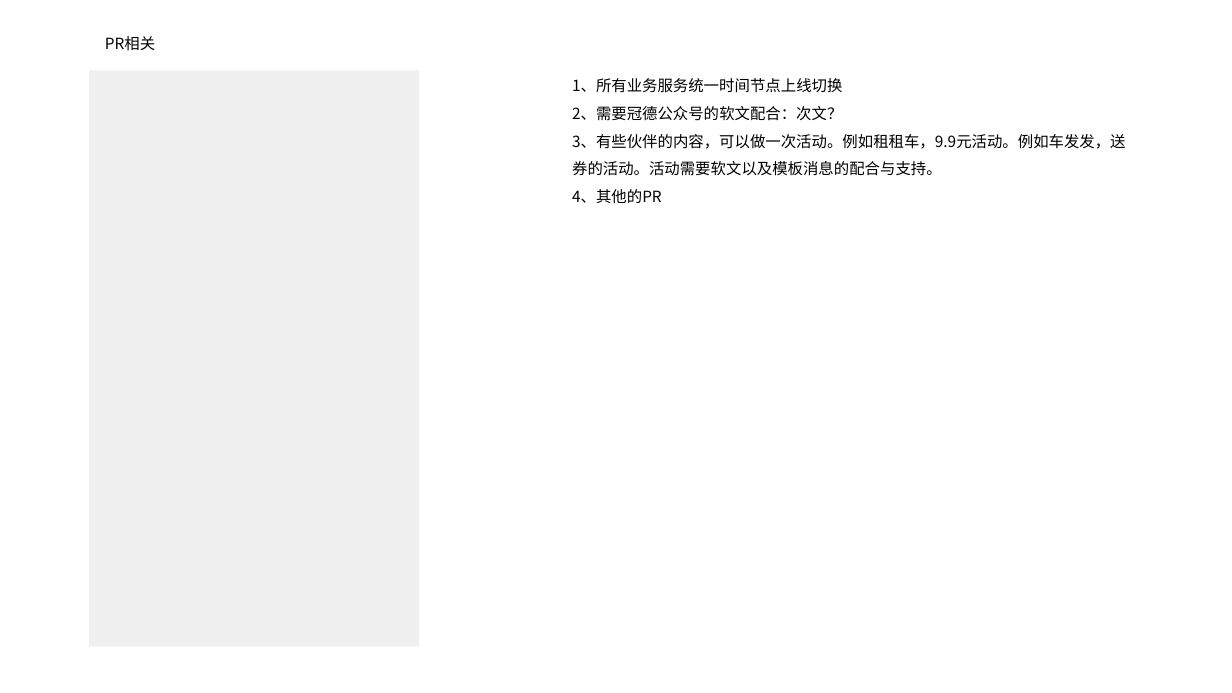
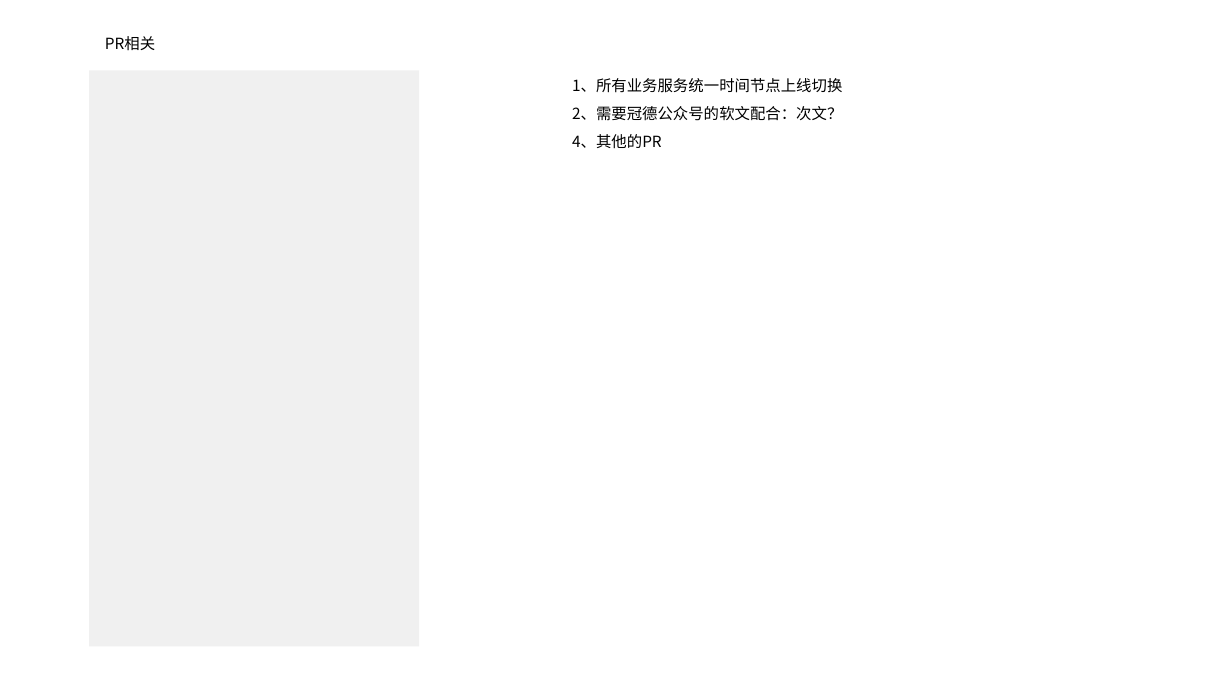
Before and after one commit to nixiaobing/kindpetro, a slide deck: slide 8 of product/冠德石油+/优惠生活/优惠生活的构想.pptx. Drawn at 1232x693 pixels with LibreOffice and Linux fonts; fonts in the diff are those of the drawing; background and template pictures are left out. Boxes give left, top, right and bottom in pixels: in the first picture for what was removed or moved away, otherwise in the second. Text is boxed around its words. In the diff, an @@ line names an element or a change of style, - is before the commit and + after.

```diff
--- a/product/冠德石油+/优惠生活/优惠生活的构想.pptx
+++ b/product/冠德石油+/优惠生活/优惠生活的构想.pptx
@@ text at (x1=572, y1=134, x2=1125, y2=176): paragraph removed @@
-3、有些伙伴的内容，可以做一次活动。例如租租车，9.9元活动。例如车发发，送券的活动。活动需要软文以及模板消息的配合与支持。
```
Also in this commit, not shown: 5 other slides changed.
